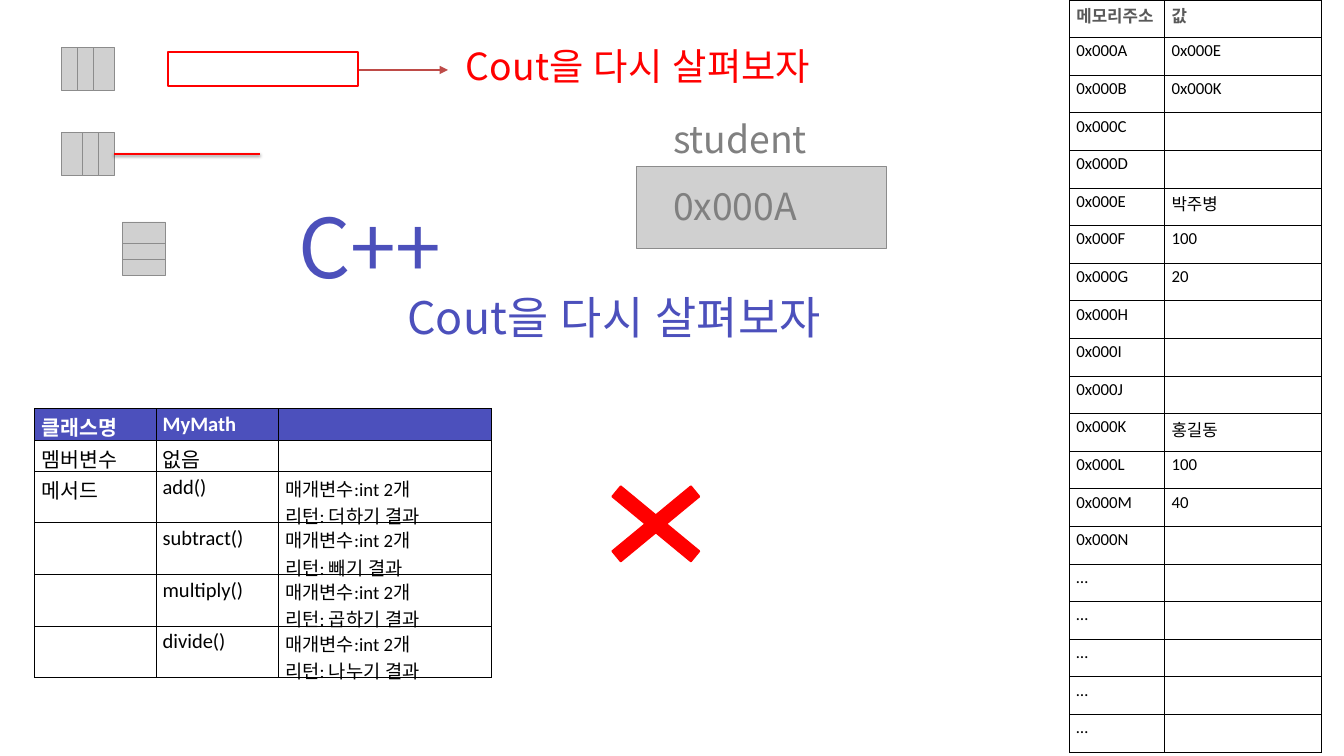
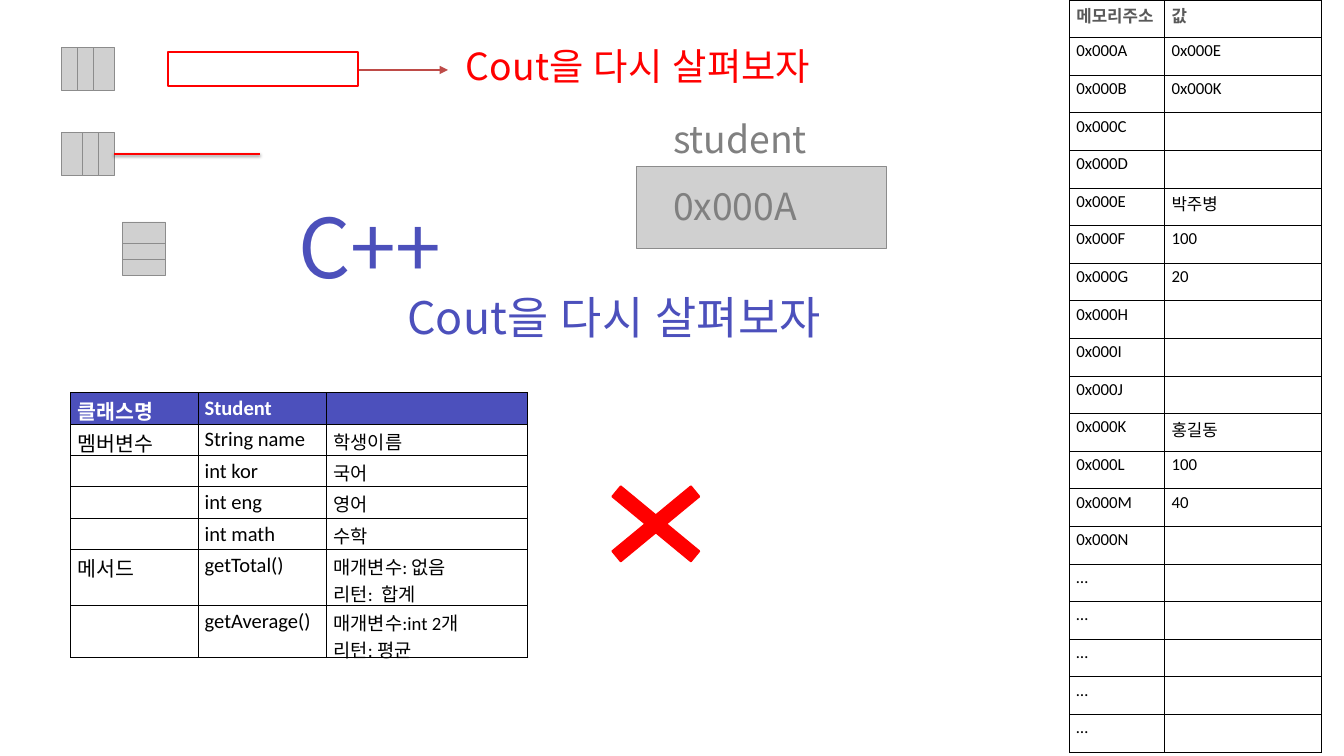
Before and after one commit to zest132/JavaLecture, a slide deck: slide 1 of JavaLecture/LectureFile/샘플.pptx. Drawn at 1344x756 pixels with LibreOffice and Linux fonts; fonts in the diff are those of the drawing; grey boxes stand for pictures. Boxes give left, top, right and bottom in pixels: in the first picture for what was removed or moved away, otherwise in the second. Text is boxed around its words. In the diff, an @@ line names an element or a change of style, - is before the commit and + after.

```diff
--- a/JavaLecture/LectureFile/샘플.pptx
+++ b/JavaLecture/LectureFile/샘플.pptx
@@ table at (x1=71, y1=392, x2=528, y2=663) @@
-row 1: 클래스명 | MyMath | 
-row 2: 멤버변수 | 없음 | 
-row 3: 메서드 | add() | 매개변수:int 2개 / 리턴: 더하기 결과
-row 4:  | subtract() | 매개변수:int 2개 / 리턴: 빼기 결과
-row 5:  | multiply() | 매개변수:int 2개 / 리턴: 곱하기 결과
-row 6:  | divide() | 매개변수:int 2개 / 리턴: 나누기 결과
+row 1: 클래스명 | Student | 
+row 2: 멤버변수 | String name | 학생이름
+row 3:  | int kor | 국어
+row 4:  | int eng | 영어
+row 5:  | int math | 수학
+row 6: 메서드 | getTotal() | 매개변수: 없음 / 리턴: 합계
+row 7:  | getAverage() | 매개변수:int 2개 / 리턴: 평균
@@ table resized from (x1=35, y1=409, x2=491, y2=684) to (x1=71, y1=392, x2=528, y2=663) @@
```
Also in this commit, not shown: 15 other files.
